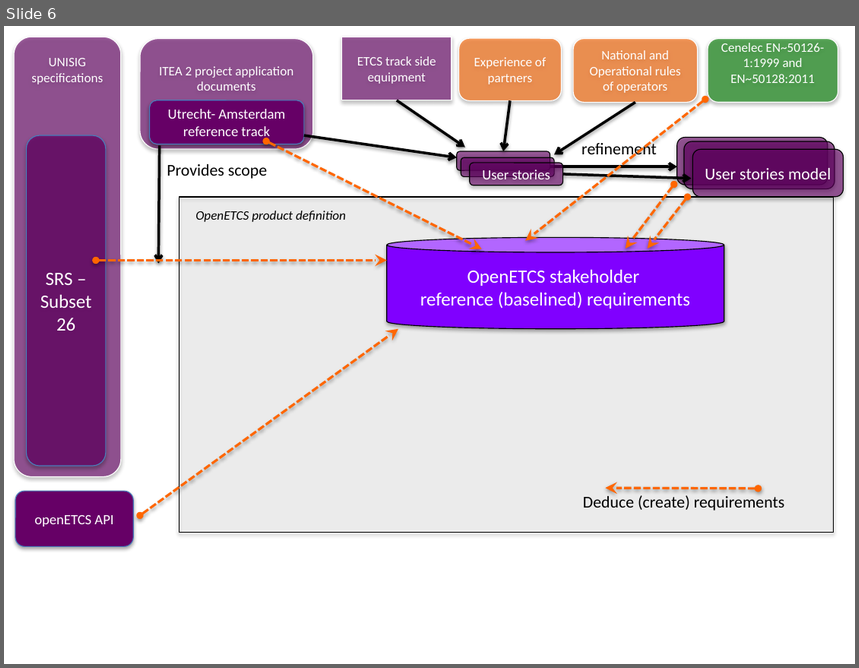
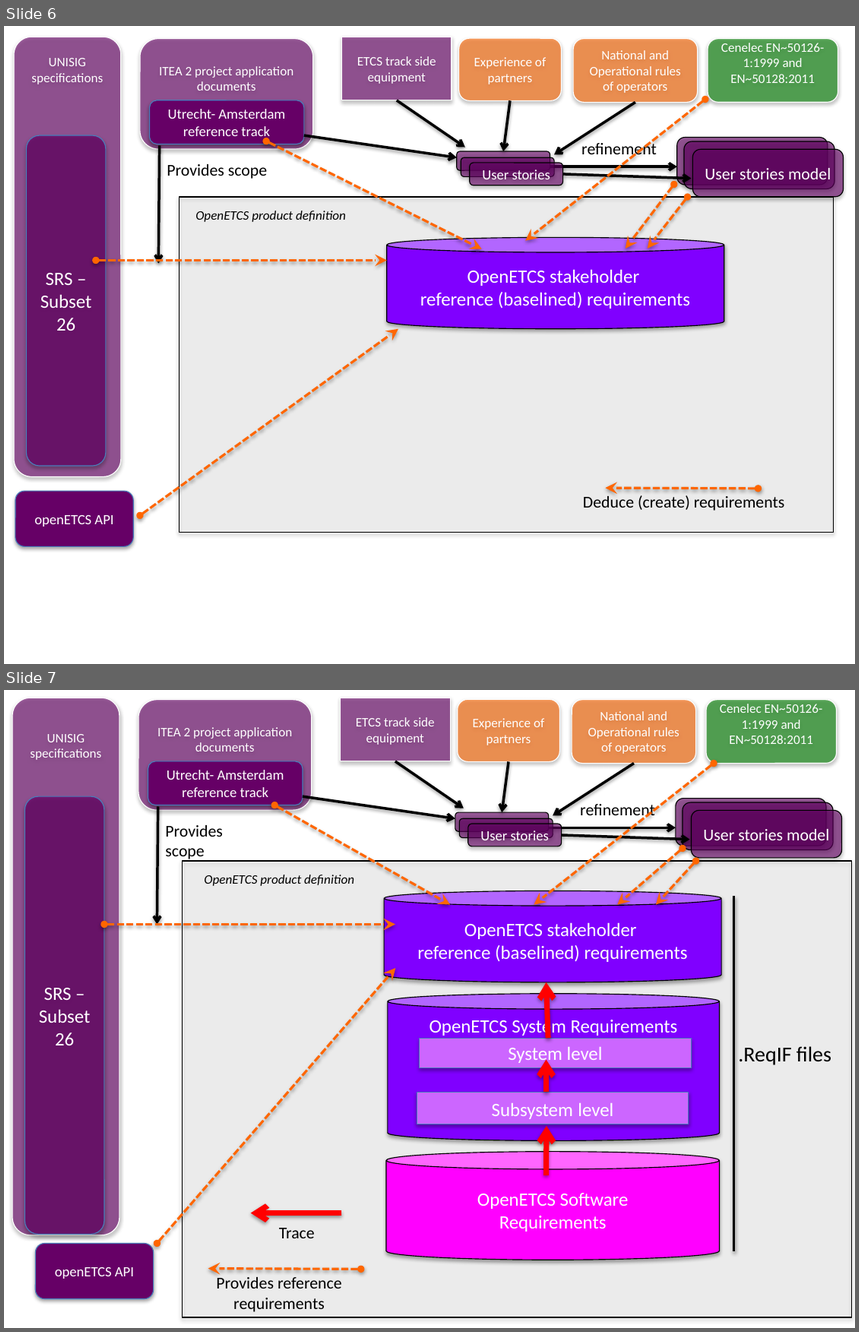
Before and after one commit to openETCS/toolchain, a slide deck: T7.3/TraceabilityArchitecture/images/2015-11-01 openETCS traceability_Figures.pptx. Shown one above the other, each under a label of ours: slide 6 before the commit, slides 6 and 7 after it. The pictures are 859x668 and 859x1332 pixels, drawn with LibreOffice and Linux fonts; fonts in the diff are those of the drawing. Boxes give left, top, right and bottom in pixels: in the first picture for what was removed or moved away, otherwise in the second. Text is boxed around its words. In the diff, an @@ line names an element or a change of style, - is before the commit and + after.

```diff
--- a/T7.3/TraceabilityArchitecture/images/2015-11-01 openETCS traceability_Figures.pptx
+++ b/T7.3/TraceabilityArchitecture/images/2015-11-01 openETCS traceability_Figures.pptx
@@ slide 7 added at box(4, 690, 855, 1328), background #FFFFFF @@
@@ group added at box(12, 698, 852, 1319): 15 rounded rectangles, 11 arrows, 7 double arrows, 6 texts, 3 rectangles, 3 cylinders, 1 line @@
+OpenETCS Software
+Requirements
+UNISIG specifications
+SRS – Subset 26
+Cenelec EN~50126-1:1999 and EN~50128:2011
+National and Operational rules of operators
+Experience of partners
+ITEA 2 project application documents
+ETCS track side equipment
+Utrecht- Amsterdam reference track
+User stories
+Provides scope
+openETCS API
+User stories model
+refinement
+OpenETCS stakeholder
+reference (baselined) requirements
+OpenETCS product definition
+Provides reference requirements
+OpenETCS System Requirements
+Subsystem level
+System level
+Trace
+.ReqIF files
```
Also in this commit, not shown: 1 slide changed, 2 other slides added, 11 other files.
